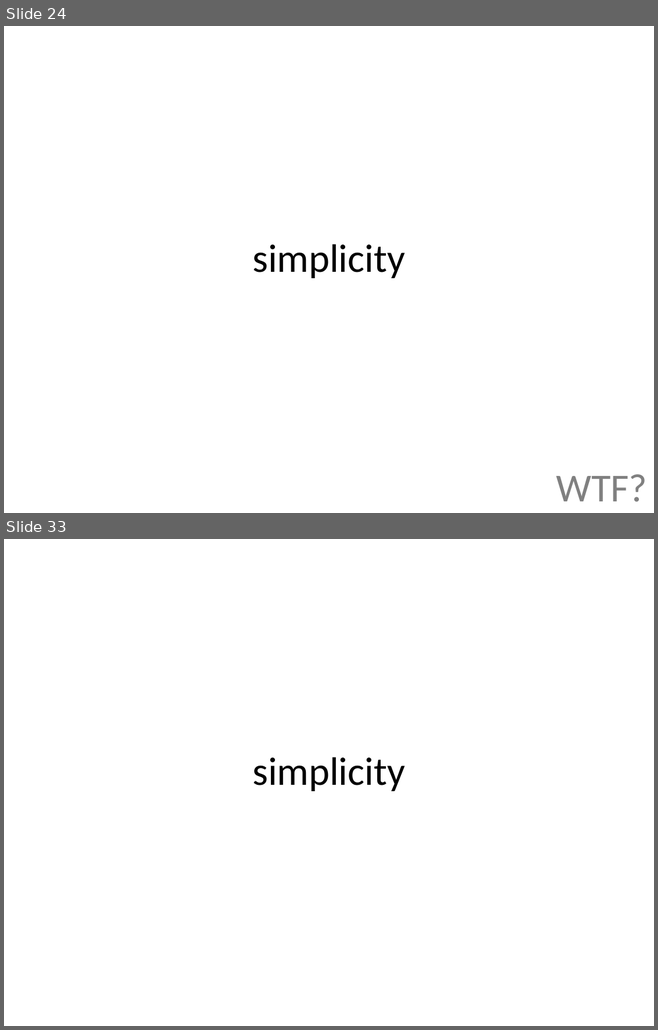
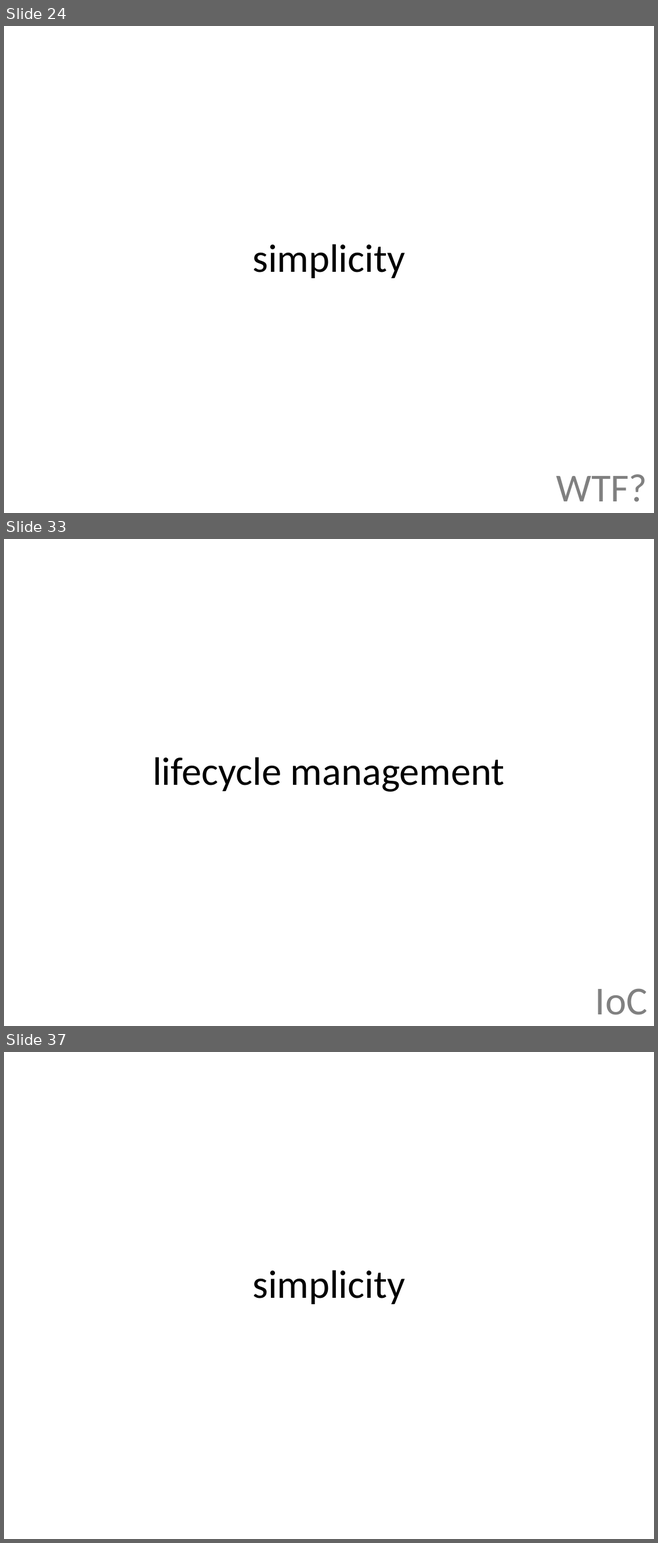
Before and after one commit to jonfuller/presentations, a slide deck: dependencies/dependencies.pptx. Shown one above the other, each under a label of ours: slides 24 and 33 before the commit, slides 24, 33 and 37 after it; the slides between them are not shown. The pictures are 658x1030 and 658x1543 pixels, drawn with LibreOffice and Linux fonts; fonts in the diff are those of the drawing. Boxes give left, top, right and bottom in pixels: in the first picture for what was removed or moved away, otherwise in the second. Text is boxed around its words. In the diff, an @@ line names an element or a change of style, - is before the commit and + after.

```diff
--- a/dependencies/dependencies.pptx
+++ b/dependencies/dependencies.pptx
@@ slide 33 added at (4,539,654,1026), background #FFFFFF @@
@@ title added at (152,757,505,792), 44 pt, text #000000 @@
+lifecycle management
@@ text added at (595,988,647,1015), 44 pt, text #808080 @@
+IoC
@@ what was slide 33 is now slide 37 @@
```
Also in this commit, not shown: 5 slides changed, 9 other slides added, 5 slides removed, 1 other file.
